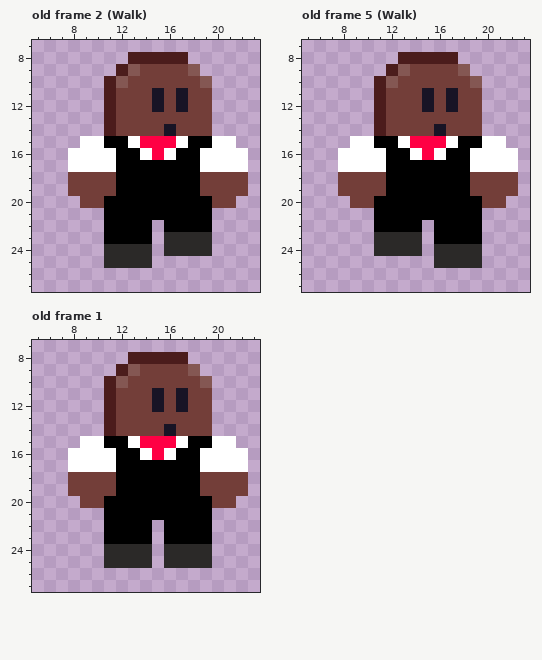
A pixel-art file gets an edit: aseprite/.aseprite/player.aseprite. Above is the file before it was changed.
32x32 pixels, 7 frames. Shown: old frame 2 (Walk): x 5..23, y 7..27; old frame 5 (Walk): x 5..23, y 7..27; old frame 1: x 5..23, y 7..27. The commit also changed other frames, which this record leaves out.
After:
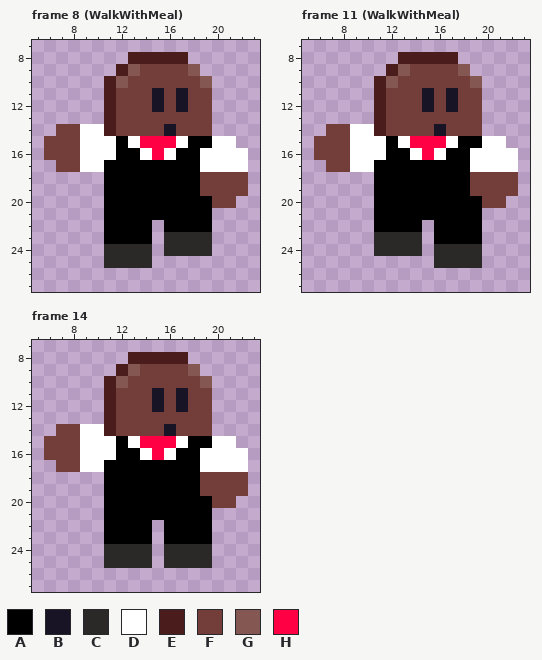
Palette (. is transparent): A #000000  B #181425  C #2b2928  D #ffffff  E #4b1c1c  F #733e39  G #845753  H #ff0044
A new or re-ordered frame is compared with the old frame closest to it.
Change:
frames 7 -> 14
--- frame 8 (WalkWithMeal) is new; against old frame 2 (Walk), layer "arms"
@@ x 5..13 @@
 13 ......EFF
-14 ......EFF
-15 ....DDAAD
-16 ...DDDDAA
-17 ...DDDDAA
-18 ...FFFFAA
-19 ...FFFFAA
-20 ....FFAAA
+14 ..FFDDEFF
+15 .FFFDDDAD
+16 .FFFDDDAA
+17 ..FFDDAAA
+18 ......AAA
+19 ......AAA
+20 ......AAA
 21 ......AAA
--- frame 11 (WalkWithMeal) is new; against old frame 5 (Walk), layer "arms": the same change as frame 8 (WalkWithMeal)
--- frame 14 is new; against old frame 1, layer "arms": the same change as frame 8 (WalkWithMeal)
Changed places in both pictures, as pixel boxes (x1, y1, x2, y2):
changed: (44, 124, 116, 208)
changed: (314, 124, 386, 208)
changed: (44, 424, 116, 508)
